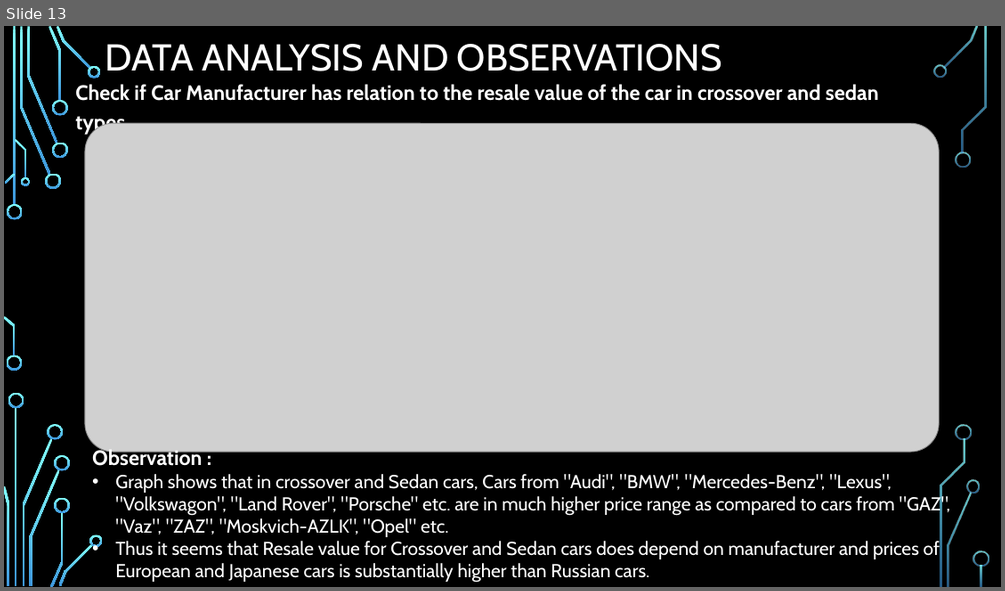
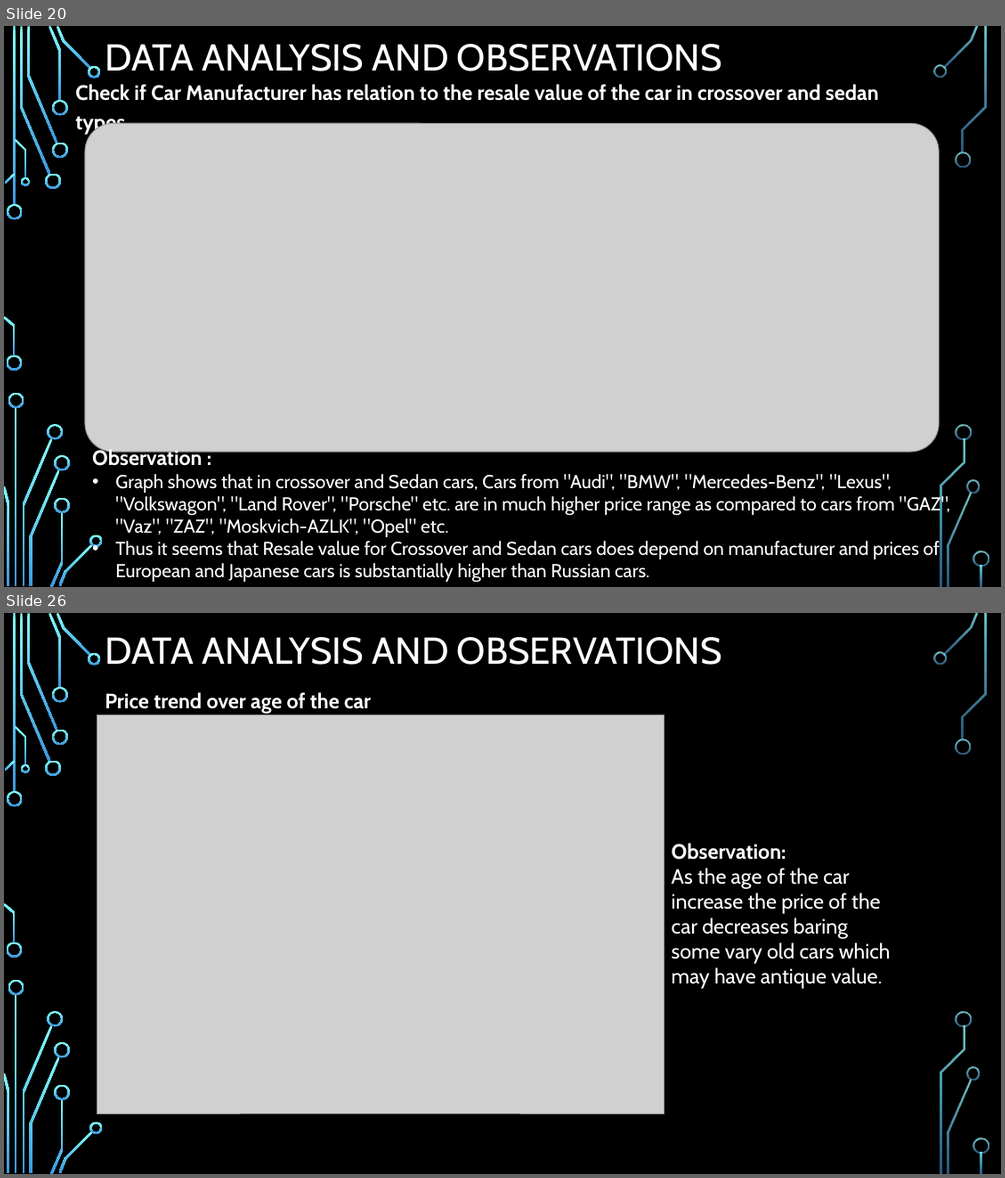
Before and after one commit to dhp6106/insaid-projects, a slide deck: term1/projects/CarSales/Term1-EDAProject-CarSales-DhavalParikh.pptx. Shown one above the other, each under a label of ours: slide 13 before the commit, slides 20 and 26 after it; the slides between them are not shown. The pictures are 1005x591 and 1005x1178 pixels, drawn with LibreOffice and Linux fonts; fonts in the diff are those of the drawing; grey boxes stand for pictures; background and template pictures are left out. Boxes give left, top, right and bottom in pixels: in the first picture for what was removed or moved away, otherwise in the second. Text is boxed around its words. In the diff, an @@ line names an element or a change of style, - is before the commit and + after.

Commit message:
Final Slide deck with images.

```diff
--- a/term1/projects/CarSales/Term1-EDAProject-CarSales-DhavalParikh.pptx
+++ b/term1/projects/CarSales/Term1-EDAProject-CarSales-DhavalParikh.pptx
@@ slide 26 added at (4, 613, 1001, 1174), background picture (left out); not listed: 36 template elements that a slide beside it also shows @@
@@ title added at (105, 637, 722, 665), 36 pt, text #FFFFFF @@
+DATA ANALYSIS AND OBSERVATIONS
@@ text added at (105, 692, 371, 714), 20 pt, text #FFFFFF, bold @@
+Price trend over age of the car
@@ picture added at (97, 714, 664, 1113) @@
@@ text added at (672, 843, 890, 989), 20 pt, text #FFFFFF @@
+Observation:
+As the age of the car increase the price of the car decreases baring some vary old cars which may have antique value.
@@ what was slide 13 is now slide 20 @@
```
Also in this commit, not shown: 6 slides changed, 9 other slides added, 8 slides removed, 8 other files.
